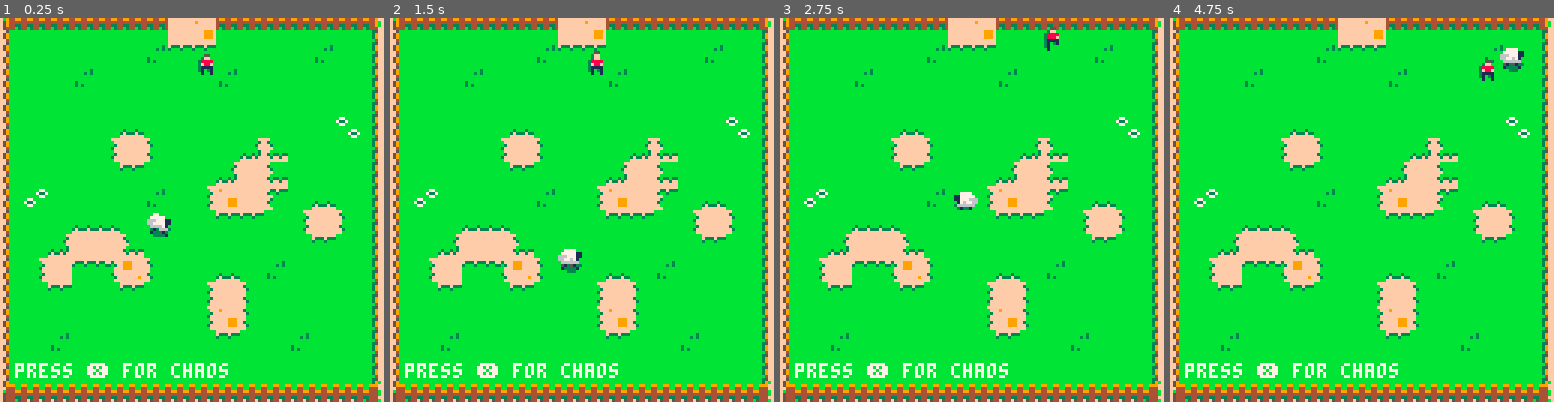
Above: before the commit, frames 1-4 (left to right).
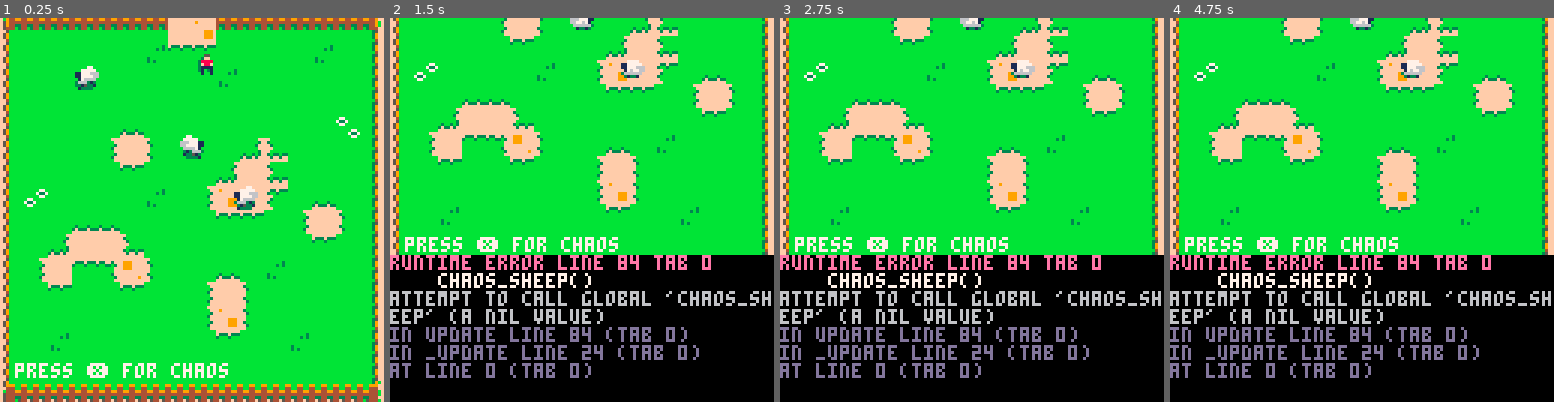
Above: after the commit, the same moments.

Repository: derpycoder/bull-sheep
Game: PICO-8 cartridge bull_sheep.p8
Same seed, same stepped clock (60 frames per second), same inputs: the game is played once before the commit and once after it.
Inputs:
- Up to frame 1 (0.25 s): no input
- Up to frame 2 (1.5 s): tap X (X key) at 0.33, 1.07 s; tap O (Z key) at 0.7 s
- Up to frame 3 (2.75 s): hold Right 1.6-2.1 s; tap O (Z key) at 1.7, 2.1, 2.5 s; tap X (X key) at 1.85 s; hold Up 2.15-2.42 s; hold Right from 2.47 s (still down)
- Up to frame 4 (4.75 s): tap O (Z key) every 0.4 s from 2.9 to 4.5 s; tap X (X key) at 2.97, 4.08 s; release Right at 3.03 s; hold Left 3.08-3.58 s; hold Down 3.63-3.97 s; hold Right 4.02-4.68 s; hold Up from 4.73 s (still down)

The runs differ from the first frame. In frame 1, 1.1% of the frame differs, in the area x 19-68%, y 12-58%; in frame 2, 55%; in frame 3, 55%; in frame 4, 56%, in the area x 0-100%, y 0-100%.
Error after the commit: runtime error line 84 tab 0; chaos_sheep(); attempt to call global 'chaos_sheep' (a nil value)

Commit message:
Segregated Code for Sheep

Diff:
--- a/bull_sheep.p8
+++ b/bull_sheep.p8
@@ -2,99 +2,123 @@
 version 18
 __lua__
 -- main
-timex=0
-timey=0
-sample_rate=0.05
+local anim
+local sheeps
 
 function _init()
- init_sheep()
+ anim = {
+  last_updated = 0,
+  sample_rate = 0.05
+ }
+
+ sheeps = {
+  make_sheep(60, 40),
+  make_sheep(30, 20),
+  make_sheep(80, 60),
+ }
+
  init_sheph()
-
- chaos_sheep()
 end
 
 function _update()
+ move_sheph()
+
+ for sheep in all(sheeps) do
+  sheep:update()
+ end
+
+ local curr_time = time()
+
+ if curr_time - anim.last_updated > anim.sample_rate then
+  anim.last_updated = curr_time
+
+  anim_sheph()
+
+  for sheep in all(sheeps) do
+   sheep:animate()
+  end
+ end
+end
+
+function _draw()
  cls()
-
- move_sheep()
- move_sheph()
-
- --anim
- timey=time()
-
- if timey-timex>sample_rate then
-  timex=timey
-
-  anim_sheep()
-  anim_sheph()
- end
-
- --btn
- if btnp(❎) then
-  chaos_sheep()
- end
-end
-
-function _draw()
  map(0,0)
 
  print('press ❎ for chaos',5,115,7)
 
- spr(sheep,sheepx,sheepy,1,1,sheepdx>0)
-
  spr(sheph,shephx,shephy)
+
+ for sheep in all(sheeps) do
+  sheep:draw()
+ end
+
 end
 
 -->8
 -- sheep
 
-sheep_r_s=1
-sheep_r_e=7
-
-function init_sheep()
- sheep=sheep_r_s
-
- sheepx=40
- sheepy=60
-end
-
-function chaos_sheep()
- sheepdx=rnd(4)-2
- sheepdy=rnd(2)-1
-end
-
-function move_sheep()
- sheepx+=sheepdx
- sheepy+=sheepdy
-
- bounce_sheep()
-end
-
-function anim_sheep()
- sheep+=1
-
-	if sheep>sheep_r_e then
-	 sheep=sheep_r_s
- end
-end
-
-function bounce_sheep()
- -- left or right
- if sheepx<=3 or
-    sheepx+8>=125 then
- 	sheepdx=-sheepdx
- 	sfx(0)
- end
-
- --top or bottom
- if sheepy<=3 or
-    sheepy+8>=120 then
-  sheepdy=-sheepdy
-  sfx(0)
- end
-end
+function make_sheep(x, y)
+ return {
+  bounds = {
+   x = x,
+   y = y,
+   r = 4,
+   w = 4,
+   h = 4
+  },
+  phys = {
+   dx = rnd(4) - 2,
+   dy = rnd(2) - 1,
+  },
+  sprites = {
+   curr = 1,
+   idle = {
+    start = 1,
+    stop = 7
+   }
+  },
+  update = function(self)
+   self.bounds.x += self.phys.dx
+   self.bounds.y += self.phys.dy
+
+   self:bounce()
+
+   if btnp(❎) then
+    chaos_sheep()
+   end
+  end,
+  draw = function(self)
+   spr(self.sprites.curr,
+       self.bounds.x, self.bounds.y, 1, 1,
+       self.phys.dx > 0)
+  end,
+  animate = function(self)
+   self.sprites.curr += 1
+
+   if self.sprites.curr > self.sprites.idle.stop then
+    self.sprites.curr = self.sprites.idle.start
+   end
+  end,
+  debug = function(self)
+  end,
+  bounce = function(self)
+   -- left or right
+   if self.bounds.x <= 3 or self.bounds.x >= 125 then
+    self.phys.dx =- self.phys.dx
+    sfx(0)
+   end
+
+   --top or bottom
+   if self.bounds.y <= 3 or self.bounds.y >= 120 then
+    self.phys.dy =- self.phys.dy
+    sfx(0)
+   end
+  end
+ }
+end
+
 -->8
--- shepherd
+-- shepheard
 
 sheph_i_s=16
 speph_i_e=20
